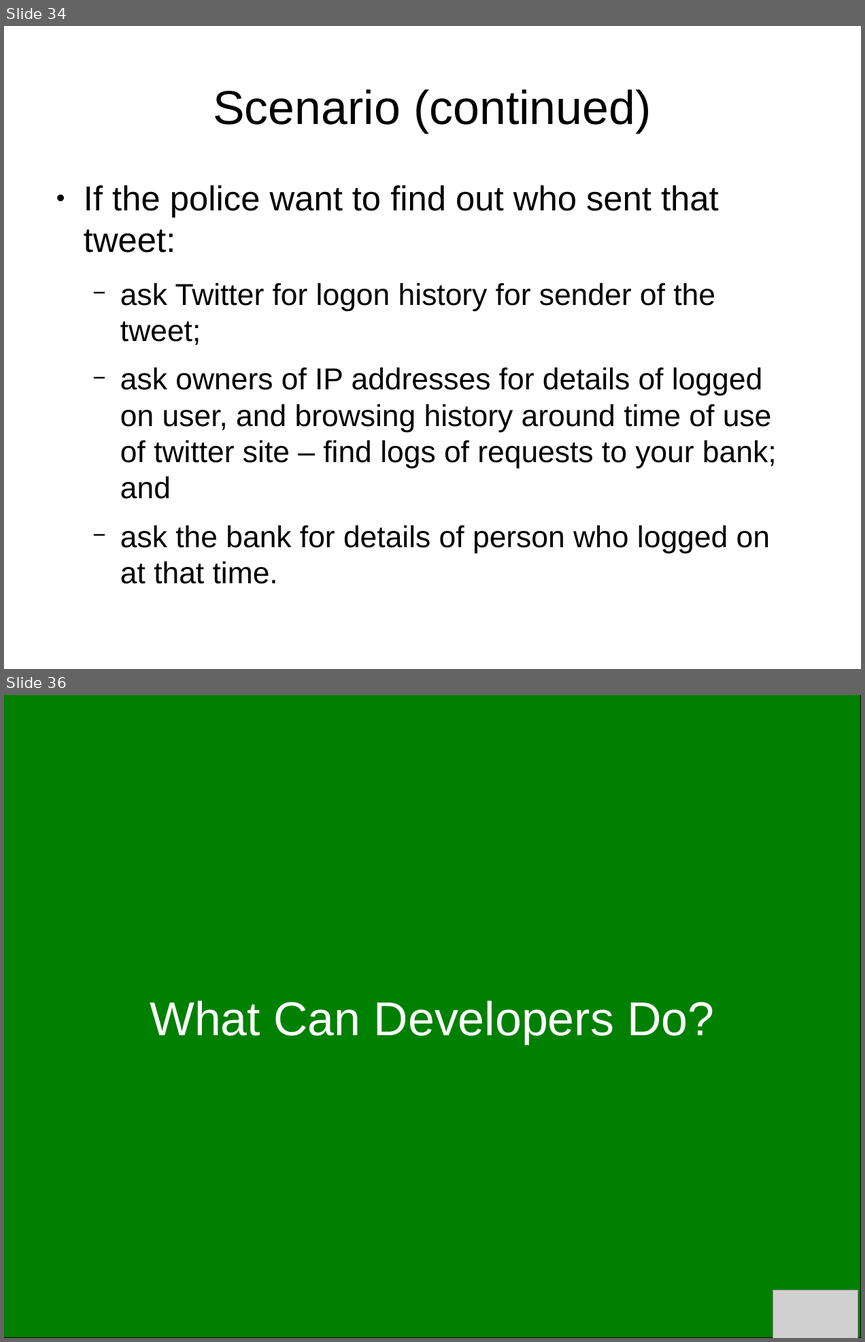
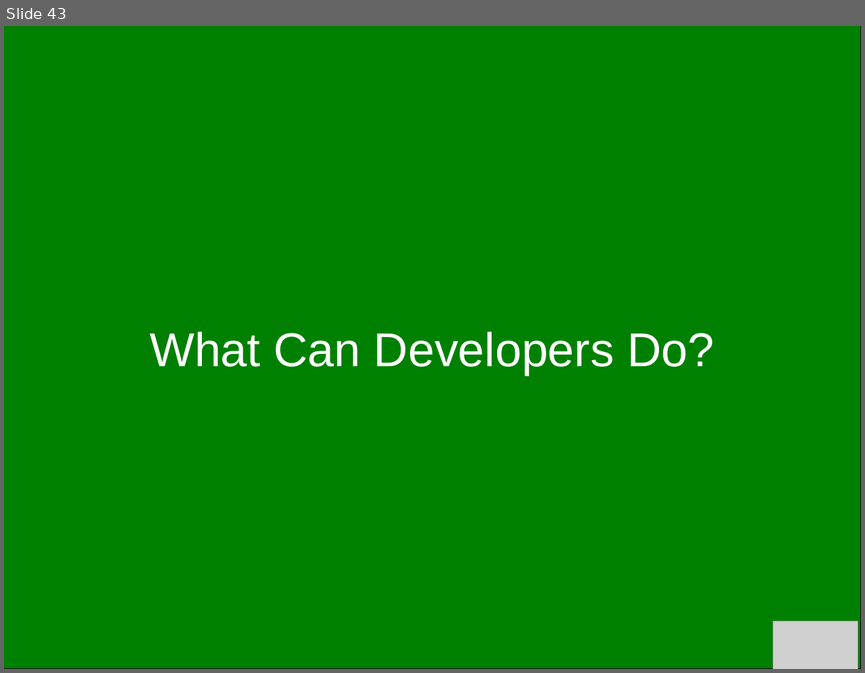
Before and after one commit to bendechrai/preso-security-privacy-anonymity, a slide deck: security-privacy-anonymity.odp. Shown one above the other, each under a label of ours: slides 34 and 36 before the commit, slide 43 after it; the slides between them are not shown. The pictures are 865x1342 and 865x673 pixels, drawn with LibreOffice and Linux fonts; fonts in the diff are those of the drawing; grey boxes stand for pictures; background and template pictures are left out. Boxes give left, top, right and bottom in pixels: in the first picture for what was removed or moved away, otherwise in the second. Text is boxed around its words. In the diff, an @@ line names an element or a change of style, - is before the commit and + after.

Commit message:
more text to screenshot conversion, a few extra bits to the last section

```diff
--- a/security-privacy-anonymity.odp
+++ b/security-privacy-anonymity.odp
@@ slide 34 removed at [4,26,861,669], background #FFFFFF @@
@@ title removed at [213,89,651,133] @@
-Scenario (continued)
@@ text removed at [84,185,776,584] @@
-● If the police want to find out who sent that tweet:
-  − ask Twitter for logon history for sender of the tweet;
-  − ask owners of IP addresses for details of logged on user, and browsing history around time of use of twitter site – find logs of requests to your bank; and
-  − ask the bank for details of person who logged on at that time.
@@ what was slide 36 is now slide 43 @@
```
Also in this commit, not shown: 4 slides changed, 10 slides added, 1 other slide removed.
